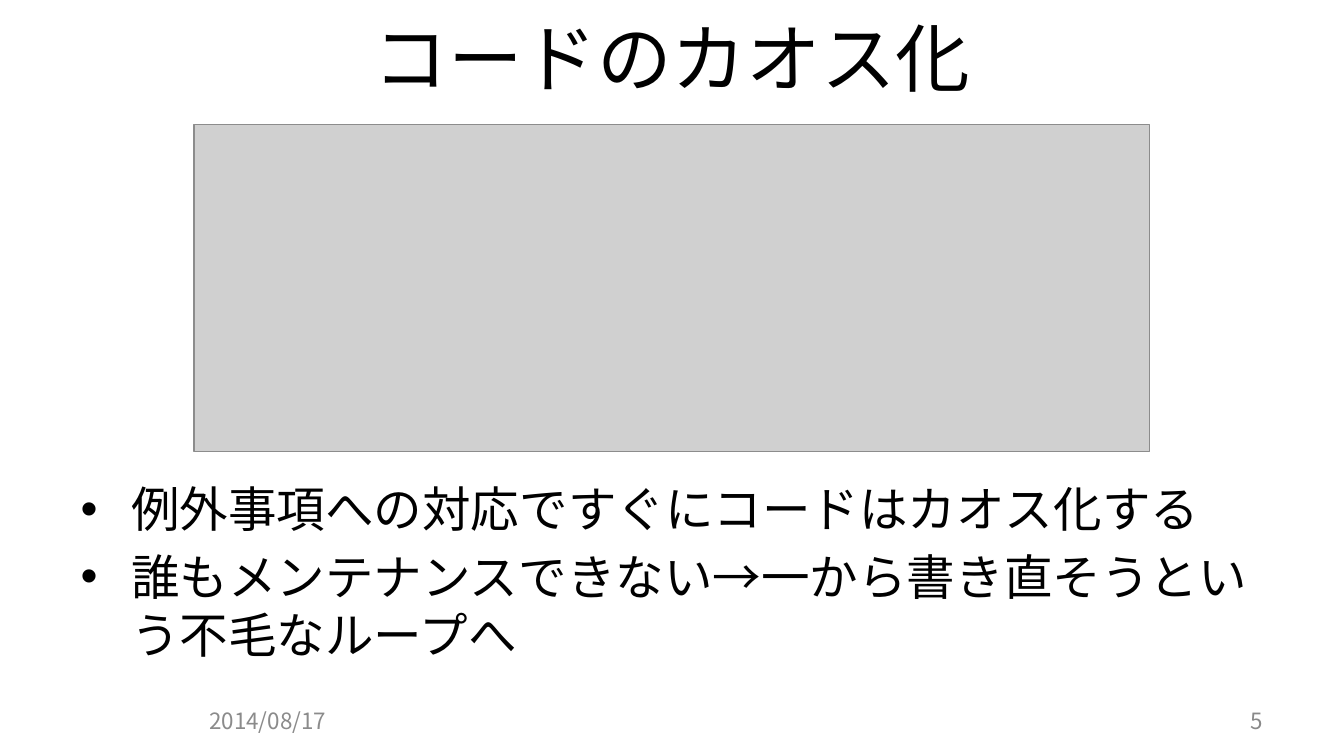
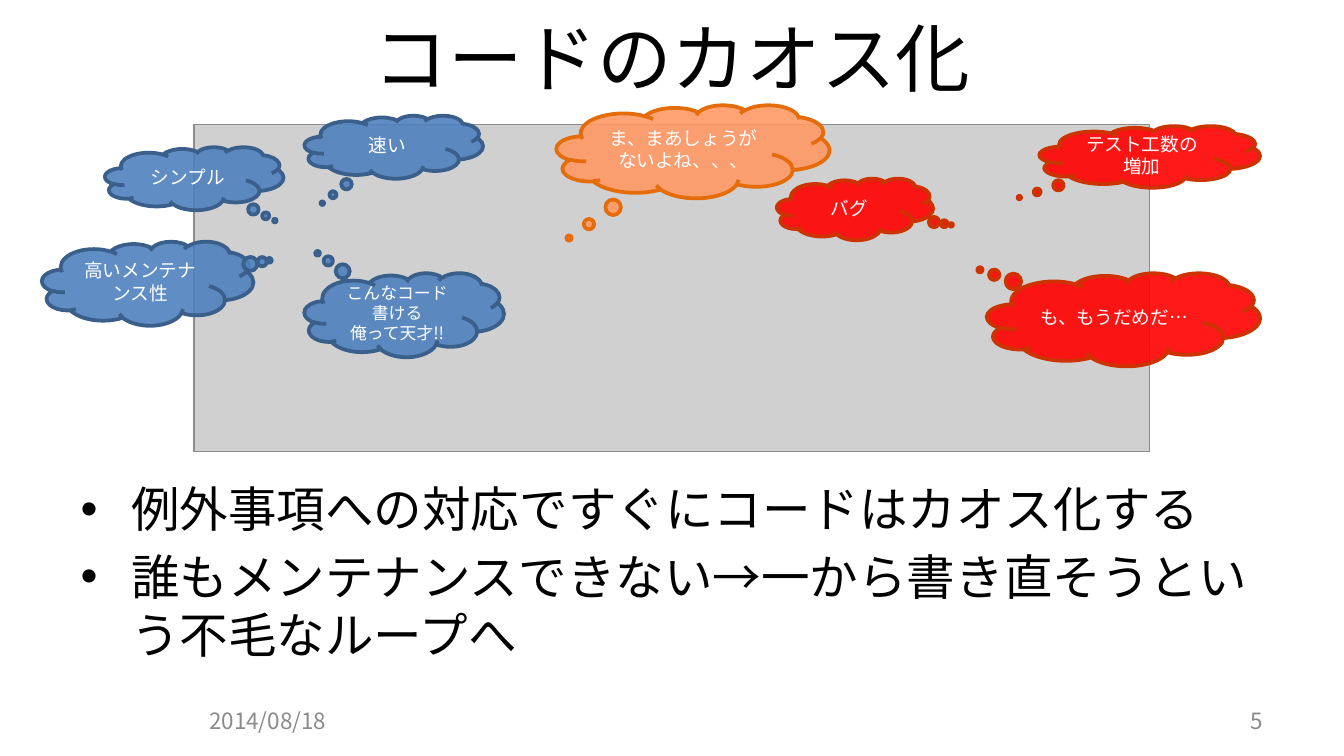
Before and after one commit to JCGS/CEDEC2014, a slide deck: slide 5 of chiyama/2014cedec_chiyama.pptx. Drawn at 1344x756 pixels with LibreOffice and Linux fonts; fonts in the diff are those of the drawing; grey boxes stand for pictures; background and template pictures are left out. Boxes give left, top, right and bottom in pixels: in the first picture for what was removed or moved away, otherwise in the second. Text is boxed around its words. In the diff, an @@ line names an element or a change of style, - is before the commit and + after.

```diff
--- a/chiyama/2014cedec_chiyama.pptx
+++ b/chiyama/2014cedec_chiyama.pptx
@@ thought cloud added at box(305, 116, 484, 179), fill #4F81BD at 90% opacity, outline #3A5F8C 2 pt, 10 pt, text #FFFFFF @@
+速い
@@ thought cloud added at box(556, 105, 829, 198), fill #FF9966 at 90% opacity, outline #E46C0A 2 pt, 10 pt, text #FFFFFF @@
+ま、まあしょうがないよね、、、
@@ thought cloud added at box(105, 146, 284, 210), fill #4F81BD at 90% opacity, outline #3A5F8C 2 pt, 10 pt, text #FFFFFF @@
+シンプル
@@ thought cloud added at box(1039, 126, 1259, 188), fill #FF0000 at 90% opacity, outline #CC3300 2 pt, 10 pt, text #FFFFFF @@
+テスト工数の増加
@@ thought cloud added at box(777, 179, 933, 241), fill #FF0000 at 90% opacity, outline #CC3300 2 pt, 10 pt, text #FFFFFF @@
+バグ
@@ thought cloud added at box(42, 242, 253, 327), fill #4F81BD at 90% opacity, outline #3A5F8C 2 pt, 10 pt, text #FFFFFF @@
+高いメンテナンス性
@@ thought cloud added at box(305, 273, 504, 358), fill #4F81BD at 90% opacity, outline #3A5F8C 2 pt, 9 pt, text #FFFFFF @@
+こんなコード
+書ける
+俺って天才!!
@@ thought cloud added at box(986, 273, 1259, 366), fill #FF0000 at 90% opacity, outline #CC3300 2 pt, 10 pt, text #FFFFFF @@
+も、もうだめだ…
@@ text at box(209, 711, 326, 733): text changed @@
-2014/08/17
+2014/08/18
```
Also in this commit, not shown: 2 other slides changed, 2 other files.
